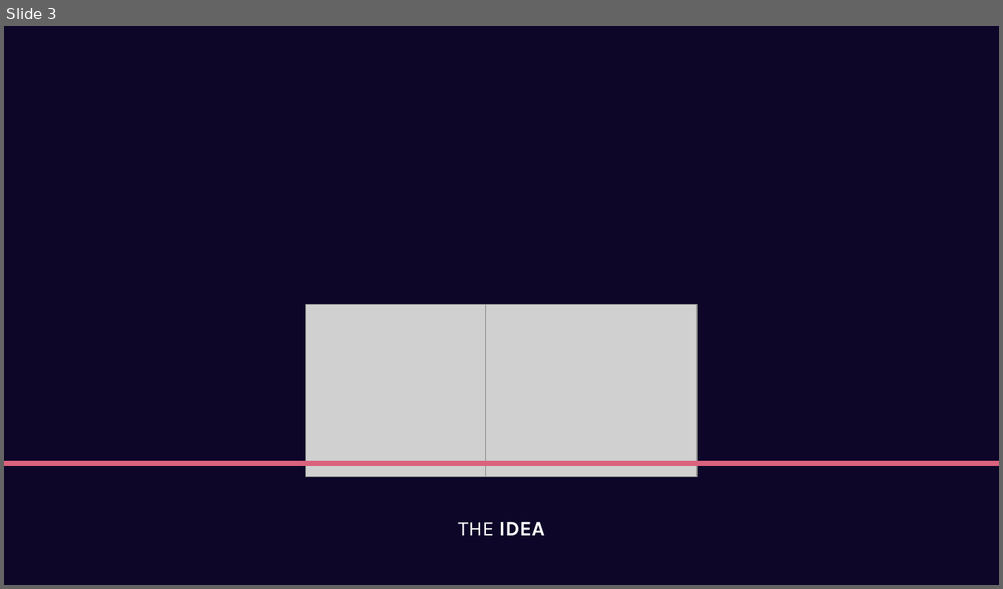
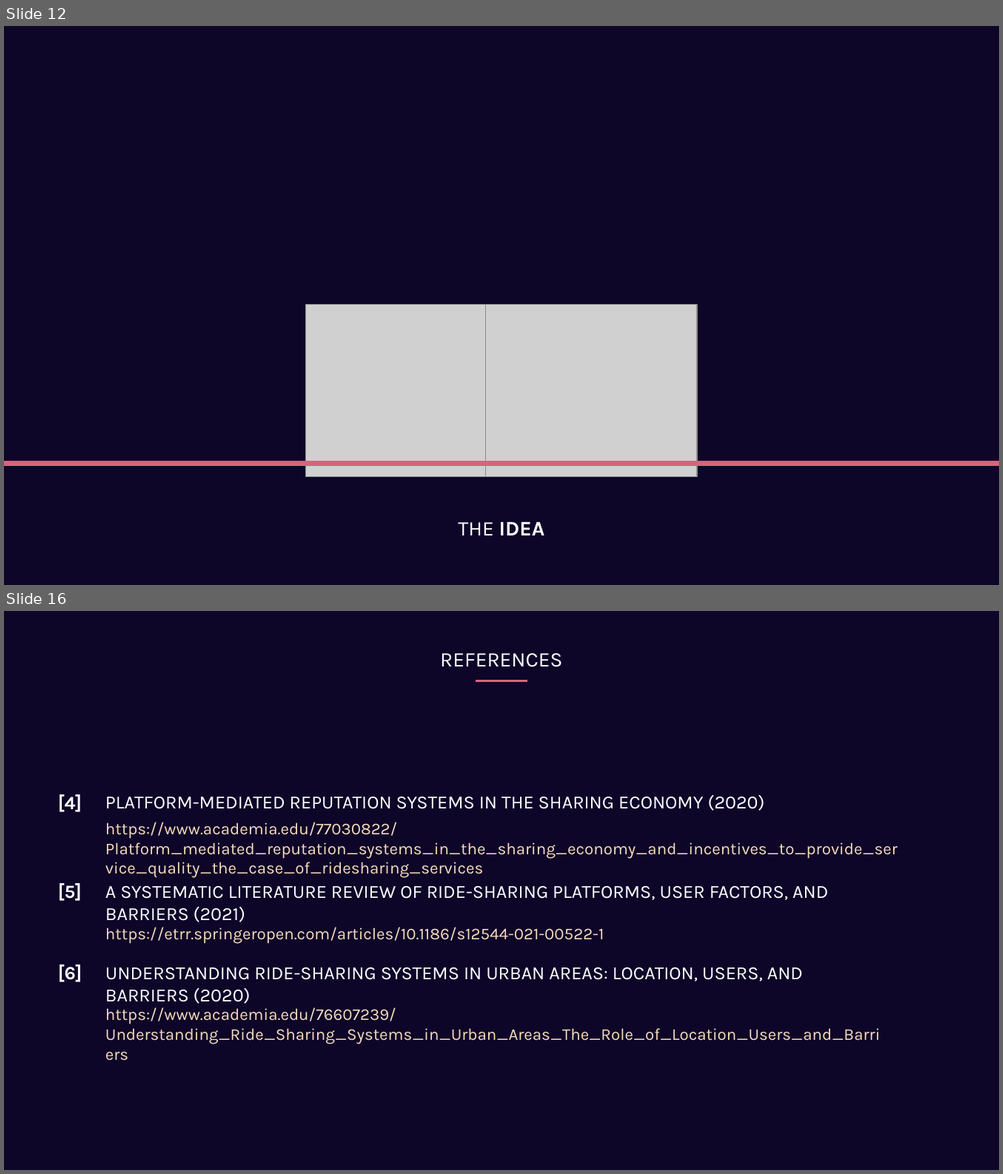
Before and after one commit to GiuseppeSoriano/MoodPilot, a slide deck: Idea/Idea_Presentation.pptx. Shown one above the other, each under a label of ours: slide 3 before the commit, slides 12 and 16 after it; the slides between them are not shown. The pictures are 1003x589 and 1003x1174 pixels, drawn with LibreOffice and Linux fonts; fonts in the diff are those of the drawing; grey boxes stand for pictures. Boxes give left, top, right and bottom in pixels: in the first picture for what was removed or moved away, otherwise in the second. Text is boxed around its words. In the diff, an @@ line names an element or a change of style, - is before the commit and + after.

```diff
--- a/Idea/Idea_Presentation.pptx
+++ b/Idea/Idea_Presentation.pptx
@@ slide 16 added at bbox=[4, 611, 999, 1170], background #0D0628 @@
@@ text added at bbox=[440, 653, 562, 667], 20 pt, text #FFFFFF @@
+REFERENCES
@@ line added from (475, 681) to (528, 681), #DA627D 2.25 pt @@
@@ text added at bbox=[58, 795, 82, 812], 18 pt, text #FFFFFF, bold @@
+[4]
@@ text added at bbox=[105, 795, 765, 811], 18 pt, text #FFFFFF @@
+PLATFORM-MEDIATED REPUTATION SYSTEMS IN THE SHARING ECONOMY (2020)
@@ text added at bbox=[105, 822, 897, 878], 16 pt, text #F9DBBD @@
+https://www.academia.edu/77030822/Platform_mediated_reputation_systems_in_the_sharing_economy_and_incentives_to_provide_service_quality_the_case_of_ridesharing_services
@@ text added at bbox=[58, 883, 82, 901], 18 pt, text #FFFFFF, bold @@
+[5]
@@ text added at bbox=[105, 886, 828, 923], 18 pt, text #FFFFFF @@
+A SYSTEMATIC LITERATURE REVIEW OF RIDE-SHARING PLATFORMS, USER FACTORS, AND BARRIERS (2021)
@@ text added at bbox=[105, 927, 603, 944], 16 pt, text #F9DBBD @@
+https://etrr.springeropen.com/articles/10.1186/s12544-021-00522-1
@@ text added at bbox=[58, 965, 82, 982], 18 pt, text #FFFFFF, bold @@
+[6]
@@ text added at bbox=[105, 968, 802, 1004], 18 pt, text #FFFFFF @@
+UNDERSTANDING RIDE-SHARING SYSTEMS IN URBAN AREAS: LOCATION, USERS, AND BARRIERS (2020)
@@ text added at bbox=[105, 1008, 879, 1045], 16 pt, text #F9DBBD @@
+https://www.academia.edu/76607239/Understanding_Ride_Sharing_Systems_in_Urban_Areas_The_Role_of_Location_Users_and_Barriers
@@ what was slide 3 is now slide 12 @@
```
Also in this commit, not shown: 5 slides changed, 8 other slides added, 4 slides removed, 4 other files.
